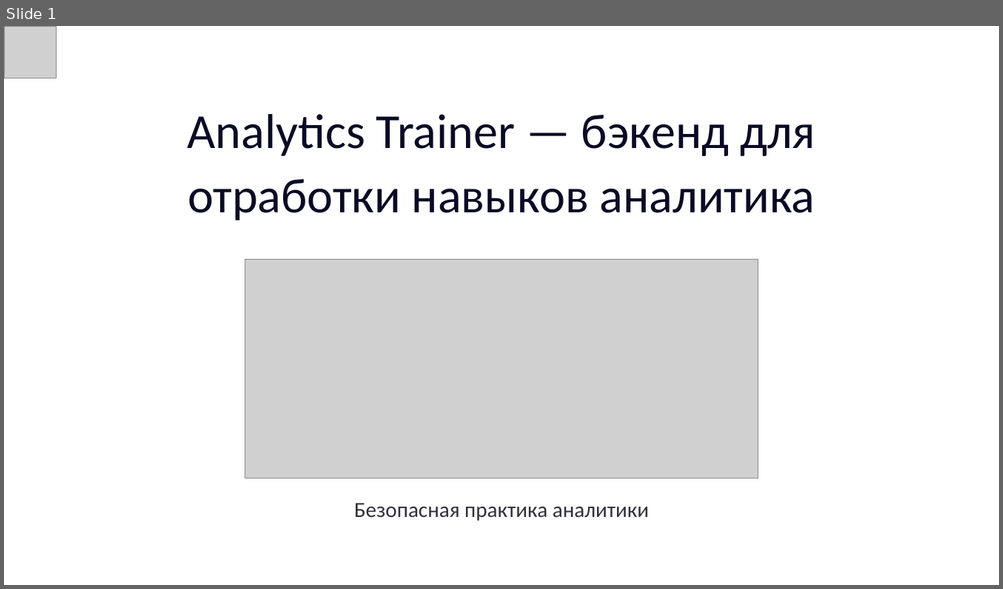
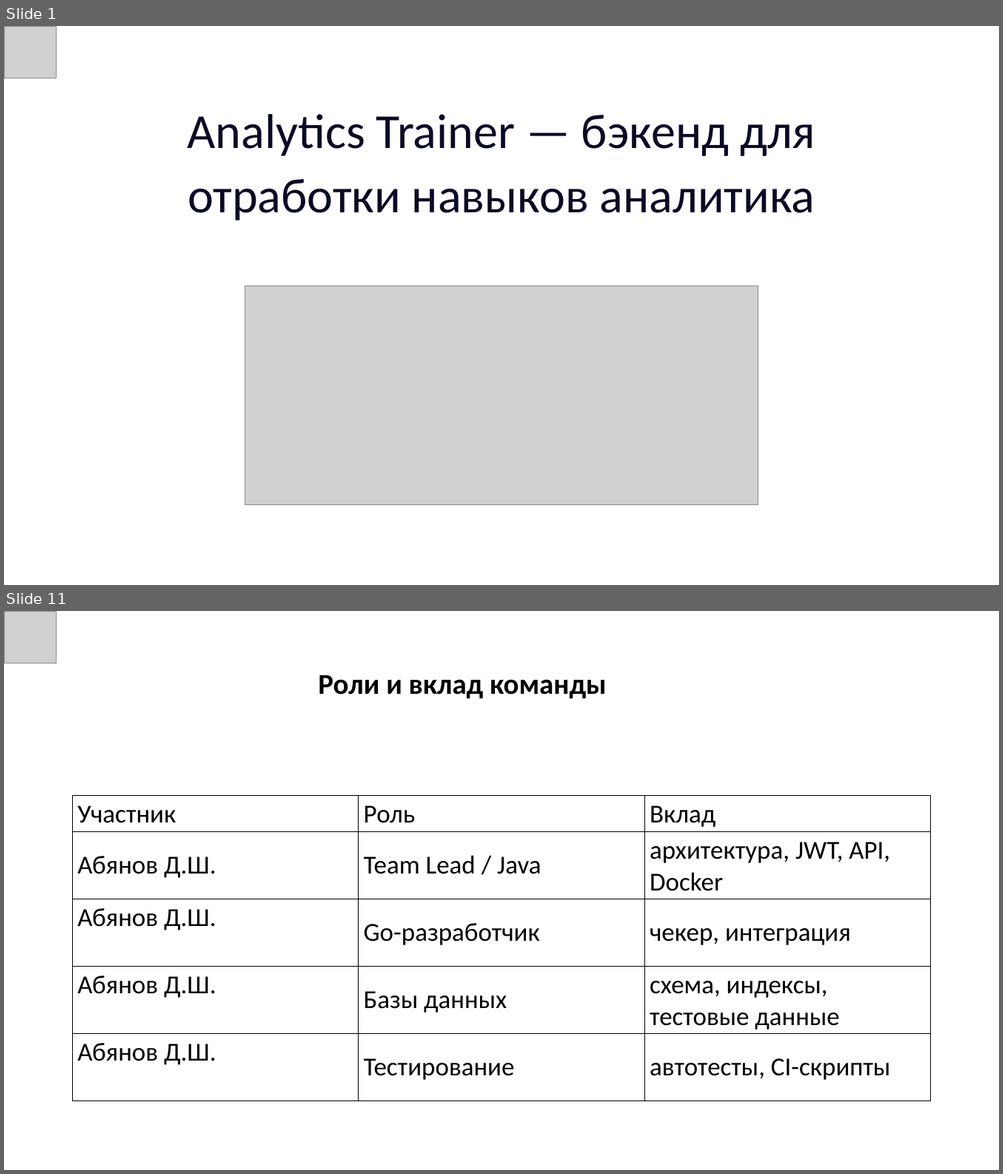
Before and after one commit to AbyanovDamir/analytics-trainer, a slide deck: present.pptx. Shown one above the other, each under a label of ours: slide 1 before the commit, slides 1 and 11 after it; the slides between them are not shown. The pictures are 1003x589 and 1003x1174 pixels, drawn with LibreOffice and Linux fonts; fonts in the diff are those of the drawing; grey boxes stand for pictures; background and template pictures are left out. Boxes give left, top, right and bottom in pixels: in the first picture for what was removed or moved away, otherwise in the second. Text is boxed around its words. In the diff, an @@ line names an element or a change of style, - is before the commit and + after.

```diff
--- a/present.pptx
+++ b/present.pptx
@@ slide 11 added at [4, 611, 999, 1170], background picture (left out) @@
@@ picture added at [4, 611, 56, 663] @@
@@ text added at [318, 675, 606, 699], 40 pt, text #000000, bold @@
+Роли и вклад команды
@@ table added at [72, 795, 930, 1101], 5 rows, 3 columns @@
+Участник | Роль | Вклад
+Абянов Д.Ш. | Team Lead / Java | архитектура, JWT, API, Docker
+Абянов Д.Ш. | Go-разработчик | чекер, интеграция
+Абянов Д.Ш. | Базы данных | схема, индексы, тестовые данные
+Абянов Д.Ш. | Тестирование | автотесты, CI-скрипты
@@ slide 1 changed as well @@
@@ picture: place and size @@
-picture at [245, 259, 757, 478]
+picture at [245, 286, 757, 505]
@@ text removed at [354, 503, 649, 521] @@
-Безопасная практика аналитики
```
Also in this commit, not shown: 10 other slides added, 6 slides removed, 1 other file.
